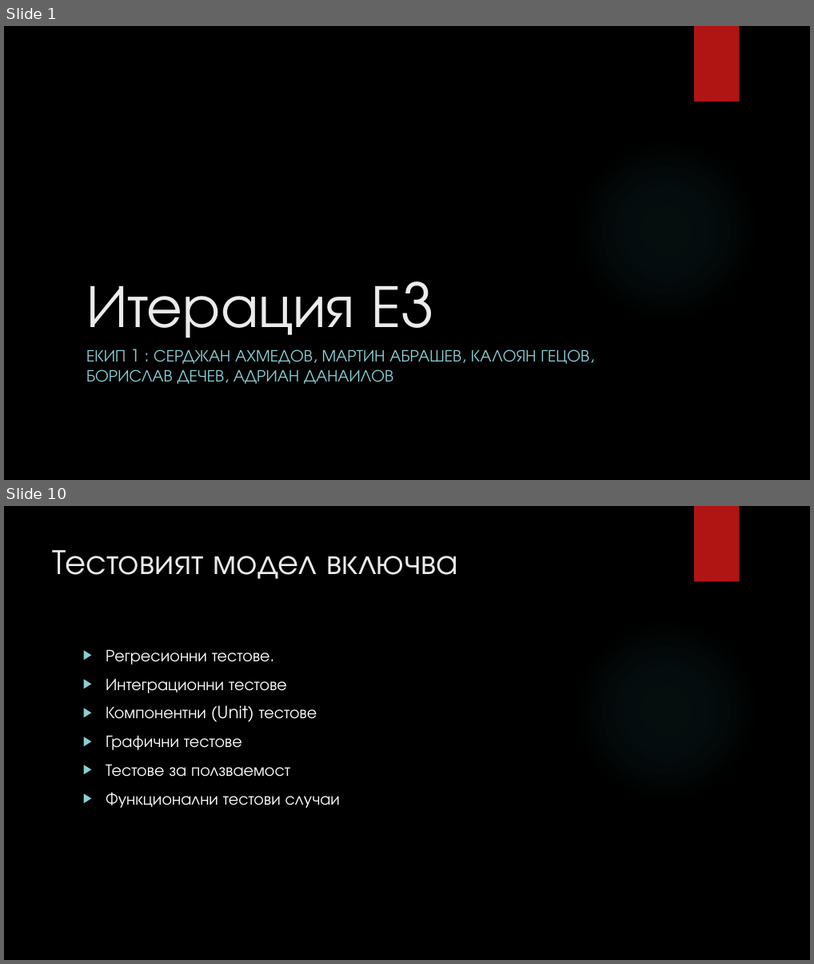
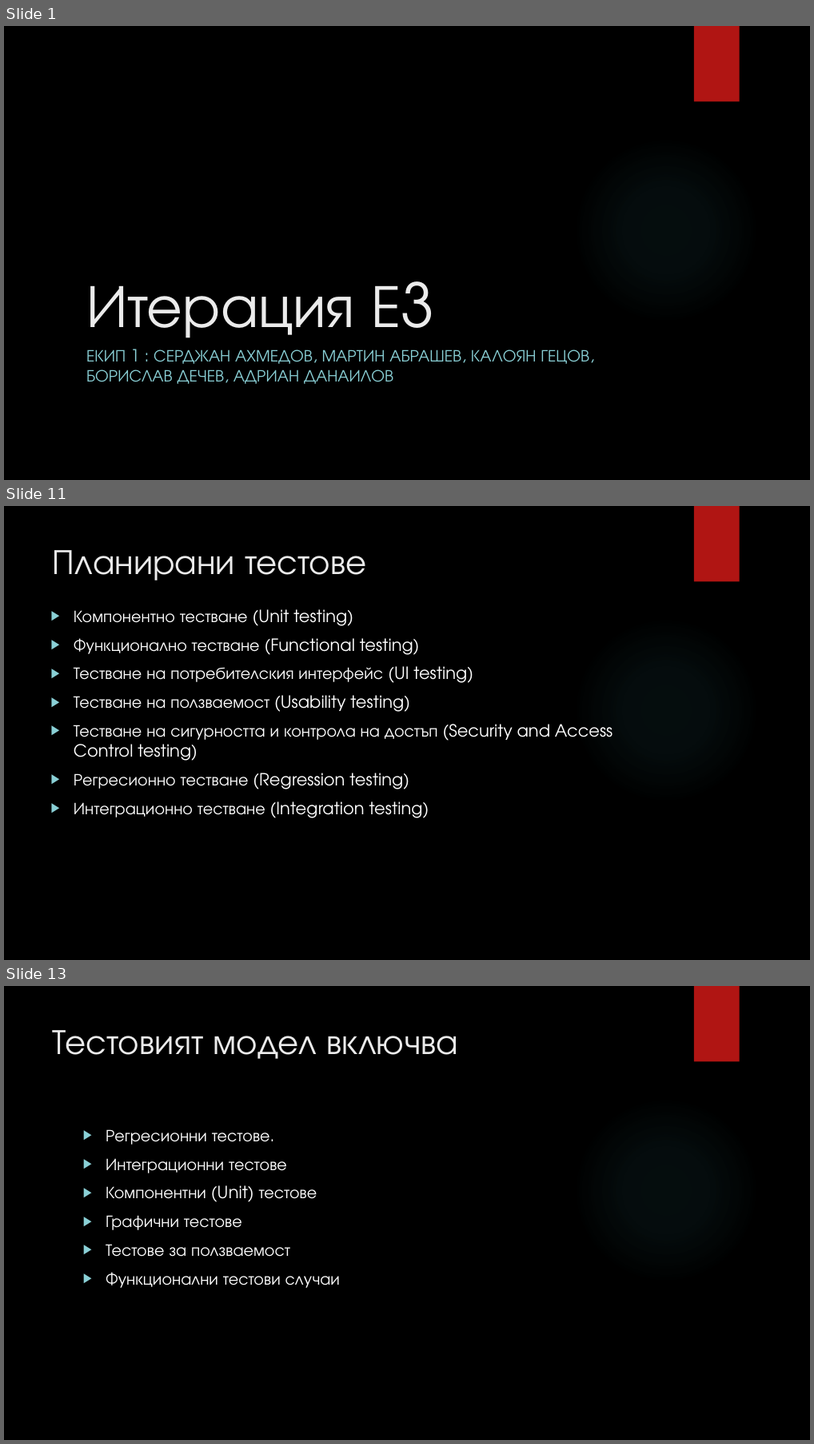
Before and after one commit to fahmiprasetya/PSS, a slide deck: I1/Current_Working_Directory/E3/ABM E3 Presentation.pptx. Shown one above the other, each under a label of ours: slides 1 and 10 before the commit, slides 1, 11 and 13 after it; the slides between them are not shown. The pictures are 814x964 and 814x1444 pixels, drawn with LibreOffice and Linux fonts; fonts in the diff are those of the drawing; background and template pictures are left out. Boxes give left, top, right and bottom in pixels: in the first picture for what was removed or moved away, otherwise in the second. Text is boxed around its words. In the diff, an @@ line names an element or a change of style, - is before the commit and + after.

```diff
--- a/I1/Current_Working_Directory/E3/ABM E3 Presentation.pptx
+++ b/I1/Current_Working_Directory/E3/ABM E3 Presentation.pptx
@@ slide 11 added at [4, 506, 810, 960], background picture (left out); not listed: 2 template elements that a slide beside it also shows @@
@@ title added at [53, 550, 367, 580], 42 pt, text #EBEBEB @@
+Планирани тестове
@@ text added at [74, 609, 613, 818], 20 pt, text #FFFFFF @@
+▶ Компонентно тестване (Unit testing)
+▶ Функционално тестване (Functional testing)
+▶ Тестване на потребителския интерфейс (UI testing)
+▶ Тестване на ползваемост (Usability testing)
+▶ Тестване на сигурността и контрола на достъп (Security and Access Control testing)
+▶ Регресионно тестване (Regression testing)
+▶ Интеграционно тестване (Integration testing)
@@ what was slide 10 is now slide 13 @@
```
Also in this commit, not shown: 1 slide changed, 26 other slides added, 12 other files.
